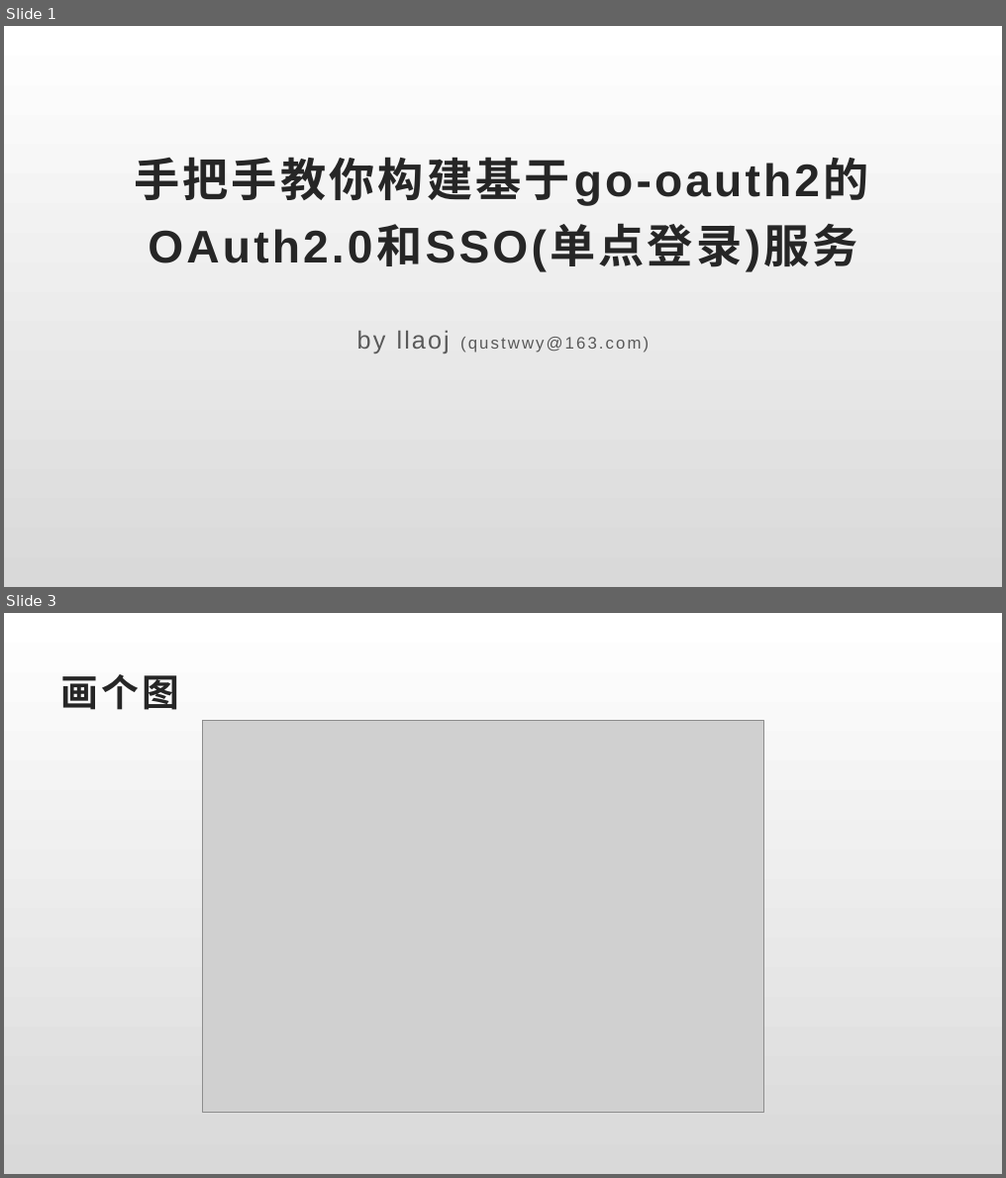
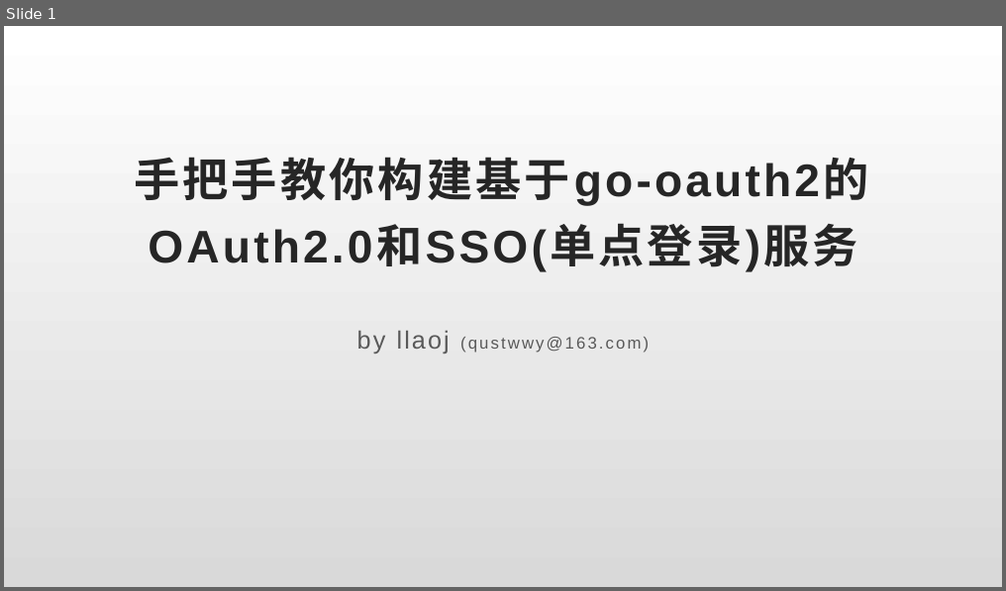
Before and after one commit to llaoj/my-share, a slide deck: gooauth/index.pptx. Shown one above the other, each under a label of ours: slides 1 and 3 before the commit, slide 1 after it; the slides between them are not shown. The pictures are 1006x1178 and 1006x591 pixels, drawn with LibreOffice and Linux fonts; fonts in the diff are those of the drawing; grey boxes stand for pictures. Boxes give left, top, right and bottom in pixels: in the first picture for what was removed or moved away, otherwise in the second. Text is boxed around its words. In the diff, an @@ line names an element or a change of style, - is before the commit and + after.

```diff
--- a/gooauth/index.pptx
+++ b/gooauth/index.pptx
@@ slide 3 removed at bbox=[4, 613, 1002, 1174], background #FFFFFF @@
@@ title removed at bbox=[61, 674, 180, 710] @@
-画个图
@@ picture removed at bbox=[202, 721, 763, 1113] @@
```
Also in this commit, not shown: 2 slides changed, 8 slides added, 1 other slide removed.
